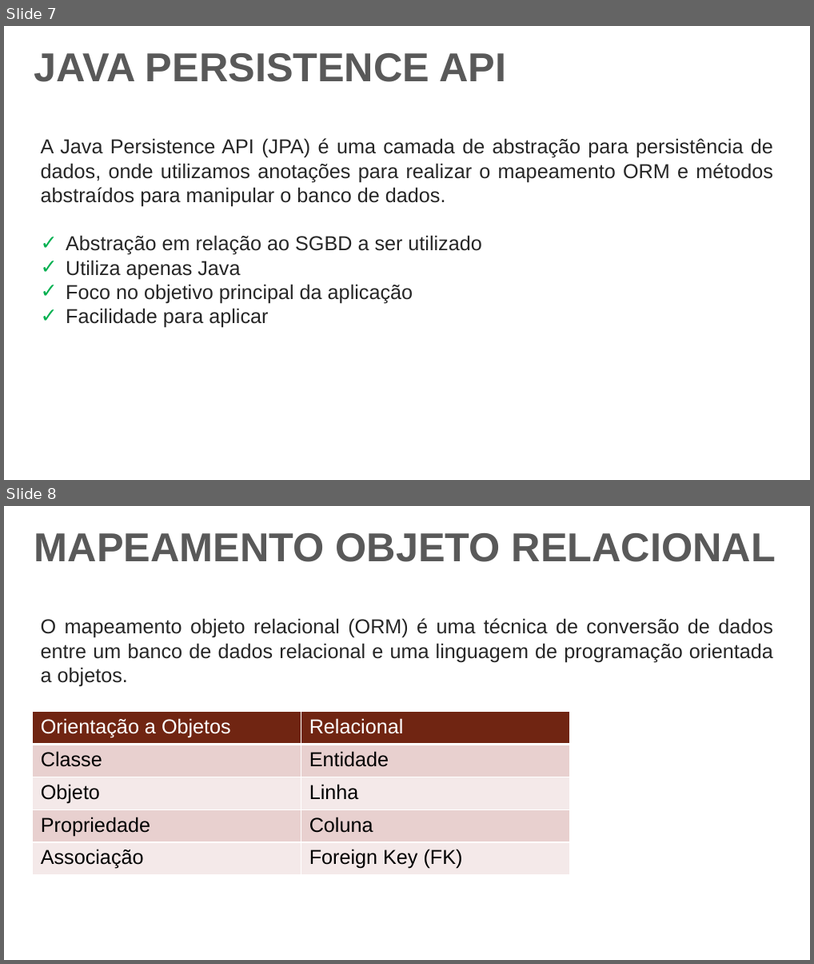
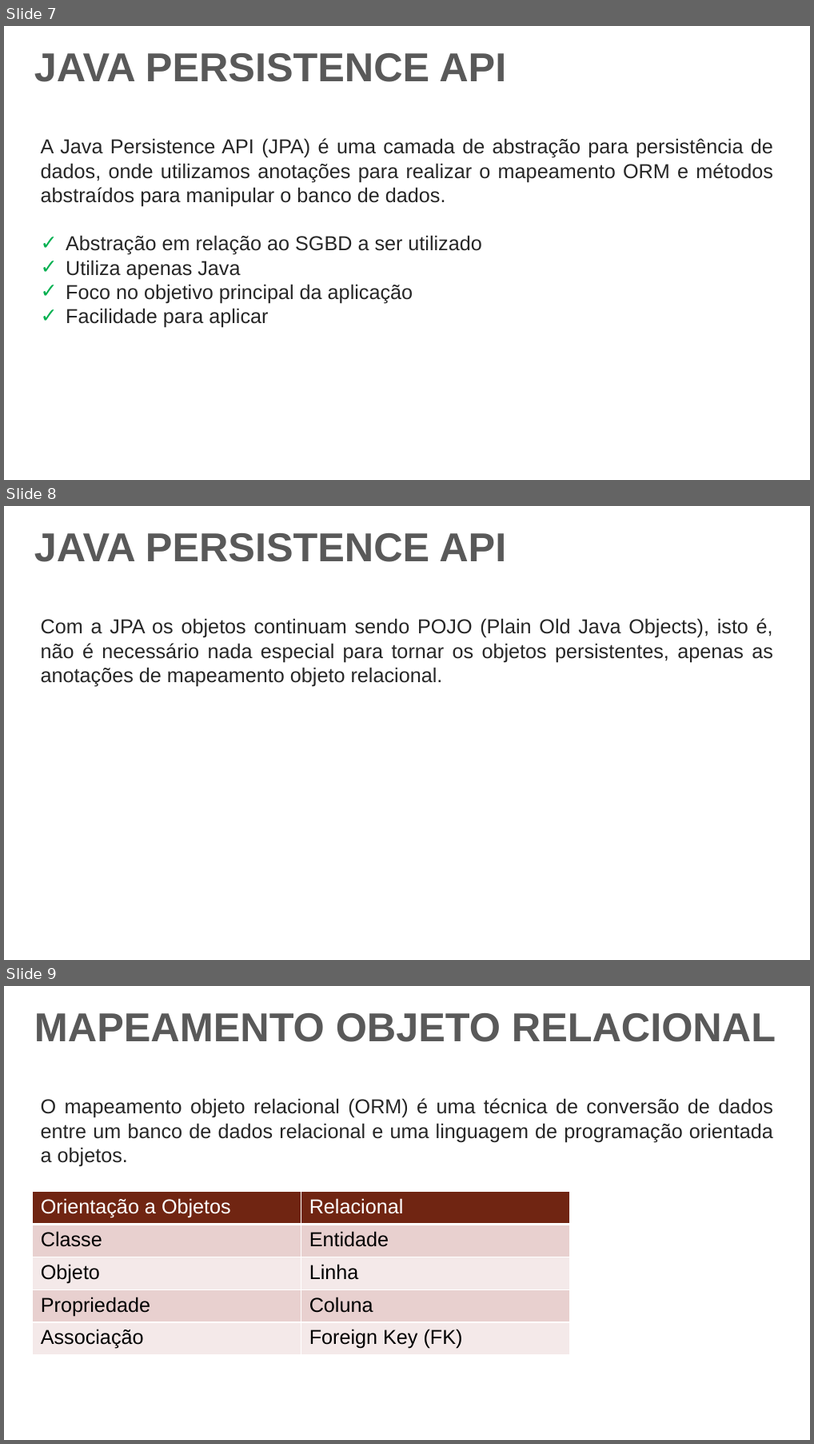
Before and after one commit to DeehSlash/apresentacao-jpa, a slide deck: Apresentação.pptx. Shown one above the other, each under a label of ours: slides 7 and 8 before the commit, slides 7, 8 and 9 after it. The pictures are 814x964 and 814x1444 pixels, drawn with LibreOffice and Linux fonts; fonts in the diff are those of the drawing; background and template pictures are left out. Boxes give left, top, right and bottom in pixels: in the first picture for what was removed or moved away, otherwise in the second. Text is boxed around its words. In the diff, an @@ line names an element or a change of style, - is before the commit and + after.

Commit message:
Slide 'POJO'

```diff
--- a/Apresentação.pptx
+++ b/Apresentação.pptx
@@ slide 8 added at [4,506,810,960], background picture (left out) @@
@@ text added at [34,533,506,562], 36 pt, text #595959, bold @@
+JAVA PERSISTENCE API
@@ text added at [41,618,774,686], 18 pt, text #262626 @@
+Com a JPA os objetos continuam sendo POJO (Plain Old Java Objects), isto é, não é necessário nada especial para tornar os objetos persistentes, apenas as anotações de mapeamento objeto relacional.
@@ what was slide 8 is now slide 9 @@
```
